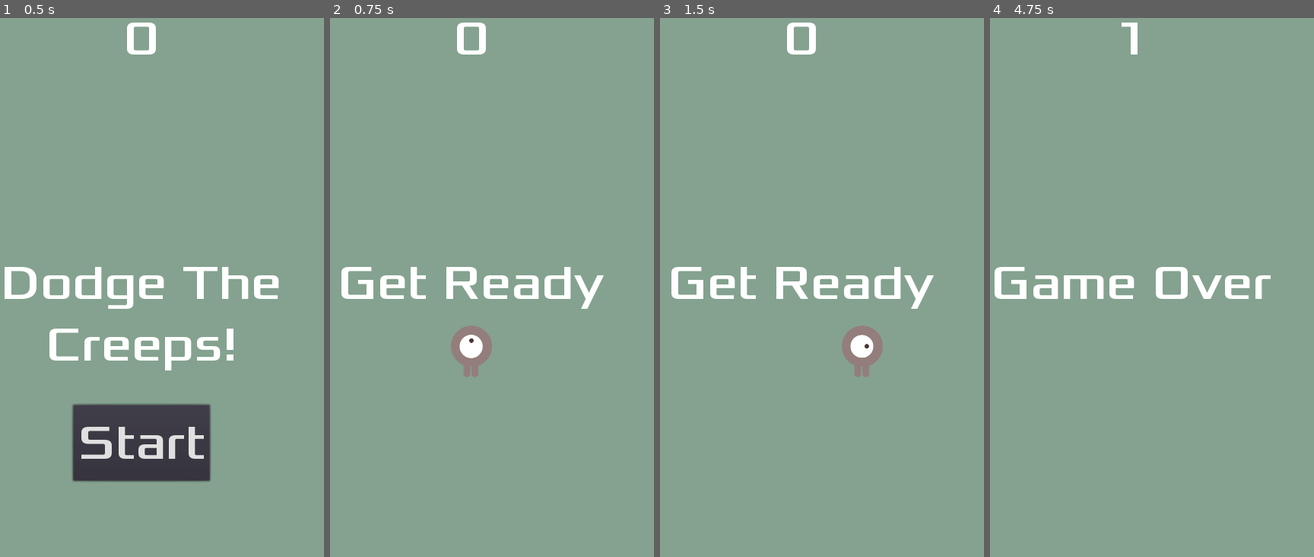
Above: before the commit, frames 1-4 (left to right).
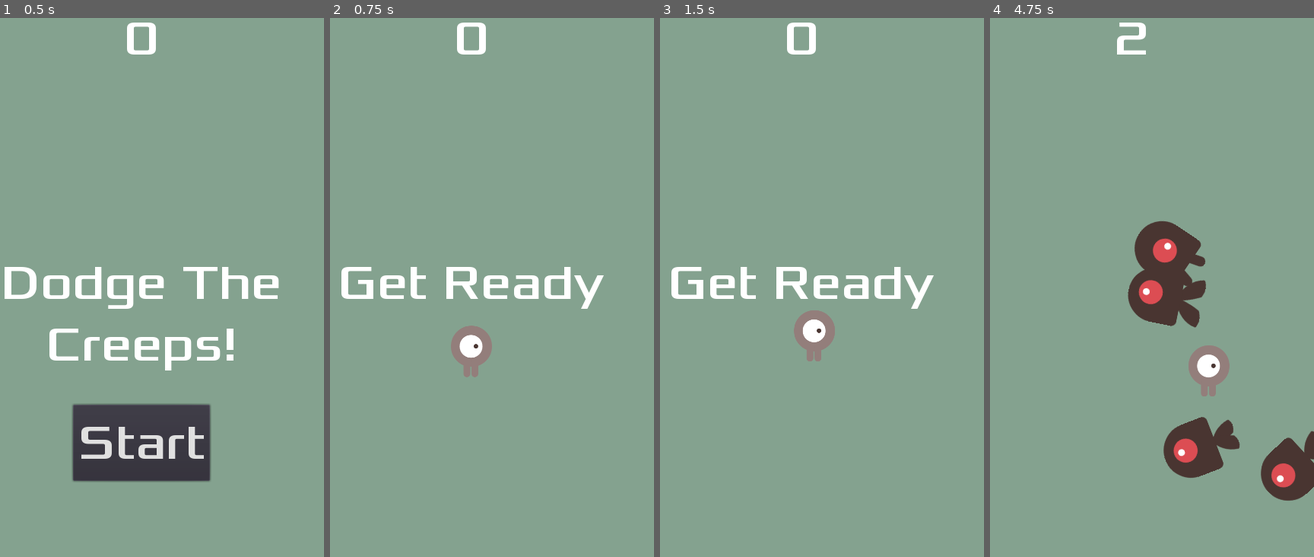
Above: after the commit, the same moments.

Repository: axyst/godot-playground
Game: Godot game, scene res://tscn/Main.tscn
Same seed, same stepped clock (60 frames per second), same inputs: the game is played once before the commit and once after it.
Inputs (mouse positions are in pixels of both pictures, inside the frame that each line leads up to):
- Up to frame 1 (0.5 s): no input
- Up to frame 2 (0.75 s): click "Start" at 0.5 s
- Up to frame 3 (1.5 s): tap Enter at 1.25 s; move the mouse to (880, 255) at 1.27 s; hold Right (ui_right) from 1.28 s (still down); click (880, 255) at 1.42 s
- Up to frame 4 (4.75 s): move the mouse to (1058, 309) at 2.02 s; release Right (ui_right) at 2.03 s; hold Down (ui_down) 2.03-2.78 s; click (1058, 309) at 2.17 s; move the mouse to (1168, 163) at 2.77 s; hold Right (ui_right) 2.78-3.53 s; click (1168, 163) at 2.92 s; move the mouse to (1113, 389) at 3.52 s; hold Up (ui_up) 3.53-4.28 s; click (1113, 389) at 3.67 s; move the mouse to (1239, 362) at 4.27 s; hold Left (ui_left) from 4.28 s (still down); click (1239, 362) at 4.42 s

Frame 1 is identical in both runs. In frame 2, less than 0.1% of the frame differs, in the area x 41-48%, y 58-64%; in frame 3, 1.7%; in frame 4, 9.4%, in the area x 1-100%, y 0-90%.

Commit message:
update to exported version

Diff:
--- a/DodgeTheCreeps/gd/Player.gd
+++ b/DodgeTheCreeps/gd/Player.gd
@@ -1,27 +1,44 @@
 extends Area2D
+
 signal hit
 
-export var speed = 400  # How fast the player will move (pixels/sec).
-var screen_size  # Size of the game window.
+export var speed = 400
+var screen_size
+# Add this variable to hold the clicked position.
+var target = Vector2()
 
+func _ready():
+	hide()
+	screen_size = get_viewport_rect().size
 
-# Called when the node enters the scene tree for the first time.
-func _ready():
-	screen_size = get_viewport_rect().size
-	hide()
+func start(pos):
+	position = pos
+	# Initial target is the start position.
+	target = pos
+	show()
+	$CollisionShape2D.disabled = false
 
+# Change the target whenever a touch event happens.
+func _input(event):
+	if event is InputEventScreenTouch and event.pressed:
+		target = event.position
 
-# Called every frame. 'delta' is the elapsed time since the previous frame.
 func _process(delta):
-	var velocity = Vector2()  # The player's movement vector.
-	if Input.is_action_pressed("ui_right"):
-		velocity.x += 1
-	if Input.is_action_pressed("ui_left"):
-		velocity.x -= 1
-	if Input.is_action_pressed("ui_down"):
-		velocity.y += 1
-	if Input.is_action_pressed("ui_up"):
-		velocity.y -= 1
+	var velocity = Vector2()
+	# Move towards the target and stop when close.
+	if position.distance_to(target) > 10:
+		velocity = target - position
+
+# Remove keyboard controls.
+#    if Input.is_action_pressed("ui_right"):
+#       velocity.x += 1
+#    if Input.is_action_pressed("ui_left"):
+#        velocity.x -= 1
+#    if Input.is_action_pressed("ui_down"):
+#        velocity.y += 1
+#    if Input.is_action_pressed("ui_up"):
+#        velocity.y -= 1
+
 	if velocity.length() > 0:
 		velocity = velocity.normalized() * speed
 		$AnimatedSprite.play()
@@ -29,26 +46,22 @@
 		$AnimatedSprite.stop()
 
 	position += velocity * delta
+	# We still need to clamp the player's position here because on devices that don't
+	# match your game's aspect ratio, Godot will try to maintain it as much as possible
+	# by creating black borders, if necessary.
+	# Without clamp(), the player would be able to move under those borders.
 	position.x = clamp(position.x, 0, screen_size.x)
 	position.y = clamp(position.y, 0, screen_size.y)
 
 	if velocity.x != 0:
 		$AnimatedSprite.animation = "walk"
 		$AnimatedSprite.flip_v = false
-		# See the note below about boolean assignment
 		$AnimatedSprite.flip_h = velocity.x < 0
 	elif velocity.y != 0:
 		$AnimatedSprite.animation = "up"
 		$AnimatedSprite.flip_v = velocity.y > 0
 
-
-func _on_Player_body_entered(body):
-	hide()  # Player disappears after being hit.
+func _on_Player_body_entered( body ):
+	hide()
 	emit_signal("hit")
 	$CollisionShape2D.set_deferred("disabled", true)
-
-
-func start(pos):
-	position = pos
-	show()
-	$CollisionShape2D.disabled = false
--- a/DodgeTheCreeps/project.godot
+++ b/DodgeTheCreeps/project.godot
@@ -18,8 +18,13 @@
 
 window/size/width=480
 window/size/height=720
+window/handheld/orientation="portrait"
 window/stretch/mode="2d"
 window/stretch/aspect="keep"
+
+[input_devices]
+
+pointing/emulate_touch_from_mouse=true
 
 [physics]
 
